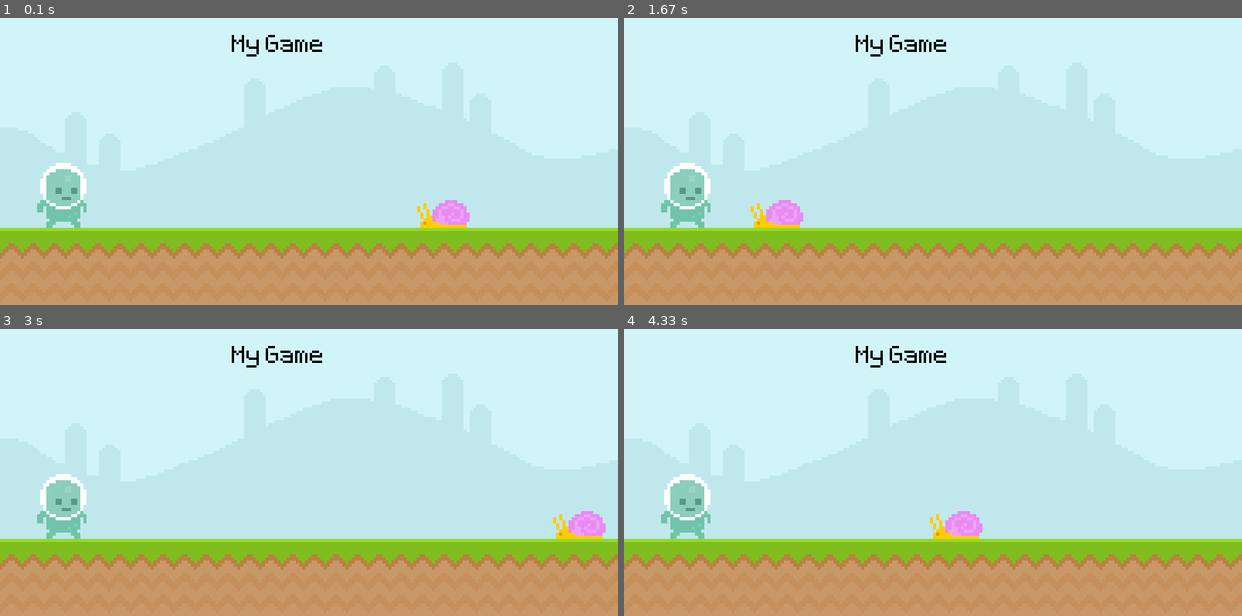
Above: before the commit, frames 1-4 (two rows, left to right).
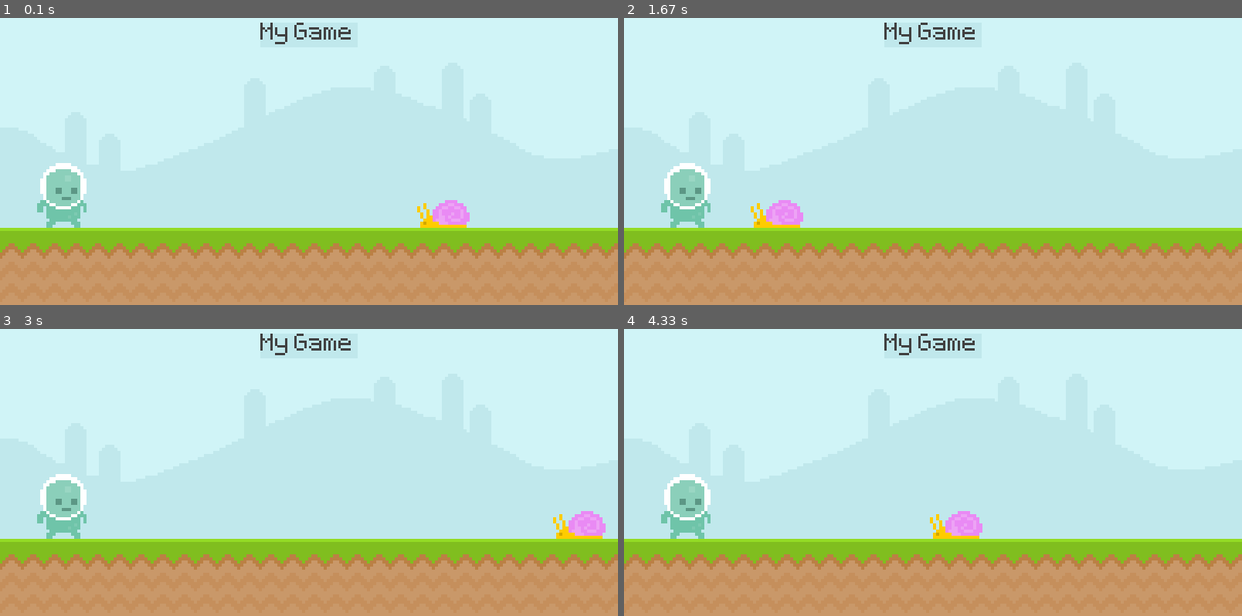
Above: after the commit, the same moments.

Repository: JaimeSerrano15/Runner-Pygame
Game: pygame game, started from main.py
Same seed, same stepped clock (60 frames per second), same inputs: the game is played once before the commit and once after it.
Inputs (mouse positions are in pixels of both pictures, inside the frame that each line leads up to):
- Up to frame 1 (0.1 s): no input
- Up to frame 2 (1.67 s): click (685, 195) at 0.38 s
- Up to frame 3 (3 s): no input
- Up to frame 4 (4.33 s): no input

The runs differ from the first frame. In frame 1, 0.6% of the frame differs, in the area x 37-57%, y 1-14%; in frame 2, 0.6%; in frame 3, 0.6%; in frame 4, 0.6%.

Commit message:
Some color and Collisions

Diff:
--- a/main.py
+++ b/main.py
@@ -6,11 +6,13 @@
 screen = pygame.display.set_mode((800,400))
 pygame.display.set_caption('Runner')
 clock = pygame.time.Clock()
-test_font = pygame.font.Font('font/Pixeltype.ttf', 50)
+text_font = pygame.font.Font('font/Pixeltype.ttf', 50)
 
 sky_surface = pygame.image.load('graphics/Sky.png').convert()
 ground_surface = pygame.image.load('graphics/ground.png').convert()
-test_surface = test_font.render('My Game ', False, 'Black')
+
+score_surf = text_font.render('My Game ', False, (64,64,64))
+score_rect = score_surf.get_rect(center = (400,50))
 
 snail_surf = pygame.image.load('graphics/snail/snail1.png').convert_alpha()
 snail_rect = snail_surf.get_rect(midbottom = (600,300))
@@ -23,19 +25,29 @@
         if event.type == pygame.QUIT :
             pygame.quit()
             exit()
+        if event.type == pygame.MOUSEMOTION :
+            if player_rect.collidepoint(event.pos) : print('collision')
 
     screen.blit(sky_surface, (0,0))
     screen.blit(ground_surface, (0,300))
-    screen.blit(test_surface, (300, 50))
+
+    pygame.draw.rect(screen, '#c0e8ec', score_rect)
+    pygame.draw.rect(screen, '#c0e8ec', score_rect, 10)
+    screen.blit(score_surf, score_rect)
 
     snail_rect.x -= 4
     if snail_rect.right <= 0 :
         snail_rect.left = 800
 
     screen.blit(snail_surf, snail_rect)
-
     screen.blit(player_surf, player_rect)
 
+    #if player_rect.colliderect(snail_rect) :
+    #    print('collision')
+
+    #mouse_pos = pygame.mouse.get_pos()
+    #if player_rect.collidepoint((mouse_pos)) :
+    #    print('collision')
 
 
     pygame.display.update()
